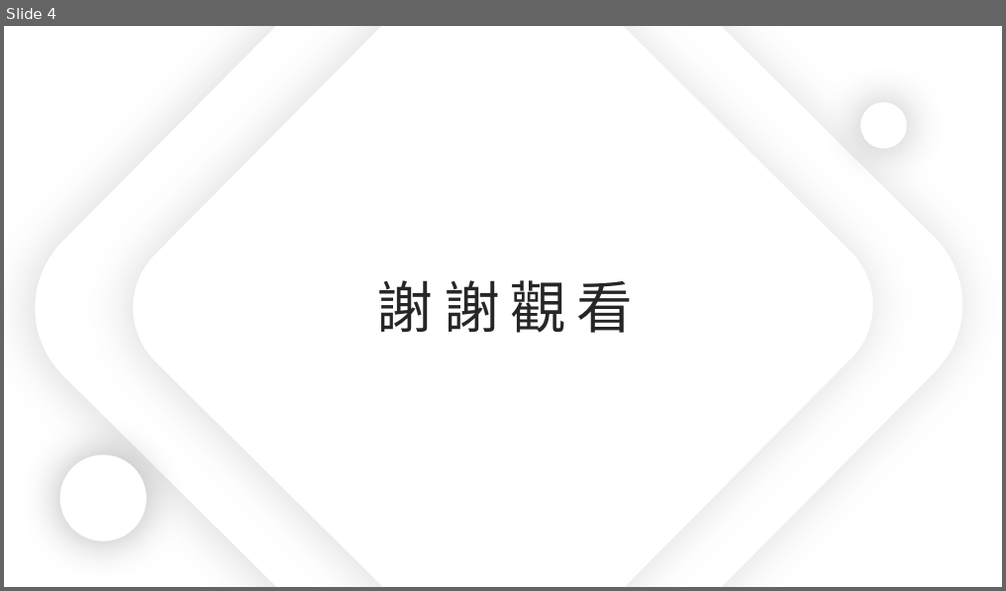
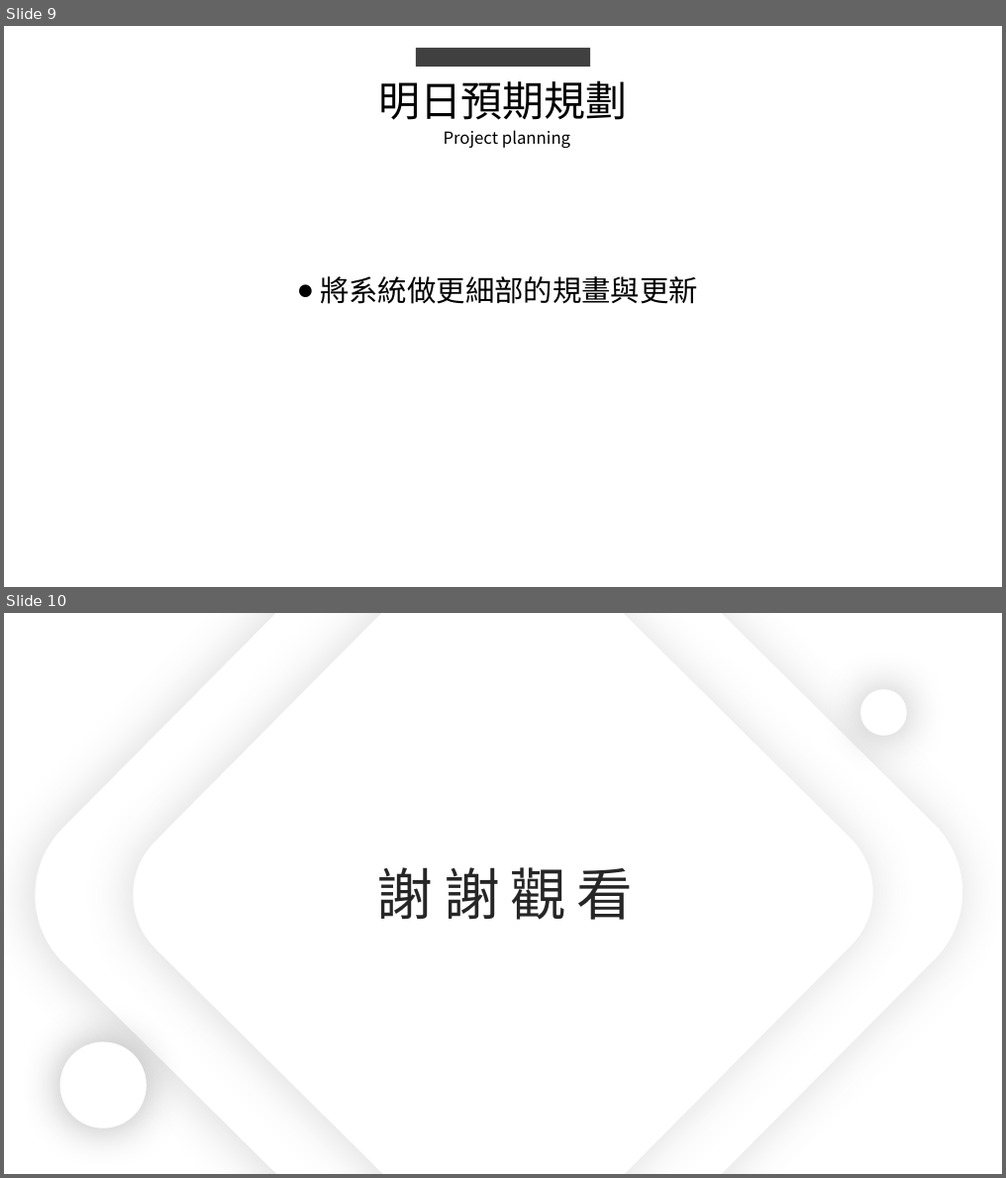
Before and after one commit to king637324/KnowledgeGreenhouseSystem, a slide deck: 工作日報_葉柏漢/2021.07.13(晚上加班)&2021.07.14工作日報_葉柏漢.pptx. Shown one above the other, each under a label of ours: slide 4 before the commit, slides 9 and 10 after it. The pictures are 1006x591 and 1006x1178 pixels, drawn with LibreOffice and Linux fonts; fonts in the diff are those of the drawing. Boxes give left, top, right and bottom in pixels: in the first picture for what was removed or moved away, otherwise in the second. Text is boxed around its words. In the diff, an @@ line names an element or a change of style, - is before the commit and + after.

```diff
--- a/工作日報_葉柏漢/2021.07.13(晚上加班)&2021.07.14工作日報_葉柏漢.pptx
+++ b/工作日報_葉柏漢/2021.07.13(晚上加班)&2021.07.14工作日報_葉柏漢.pptx
@@ slide 9 added at box(4, 26, 1002, 587), background #FFFFFF @@
@@ rectangle added at box(416, 48, 590, 67), fill #404040 @@
@@ text added at box(378, 80, 628, 120), 40 pt, text #000000 @@
+明日預期規劃
@@ text added at box(444, 130, 570, 148), 16 pt, text #000000 @@
+Project planning
@@ text added at box(320, 276, 698, 304), 28 pt, text #000000 @@
+● 將系統做更細部的規畫與更新
@@ what was slide 4 is now slide 10 @@
```
Also in this commit, not shown: 3 slides changed, 5 other slides added, 1 other file.
